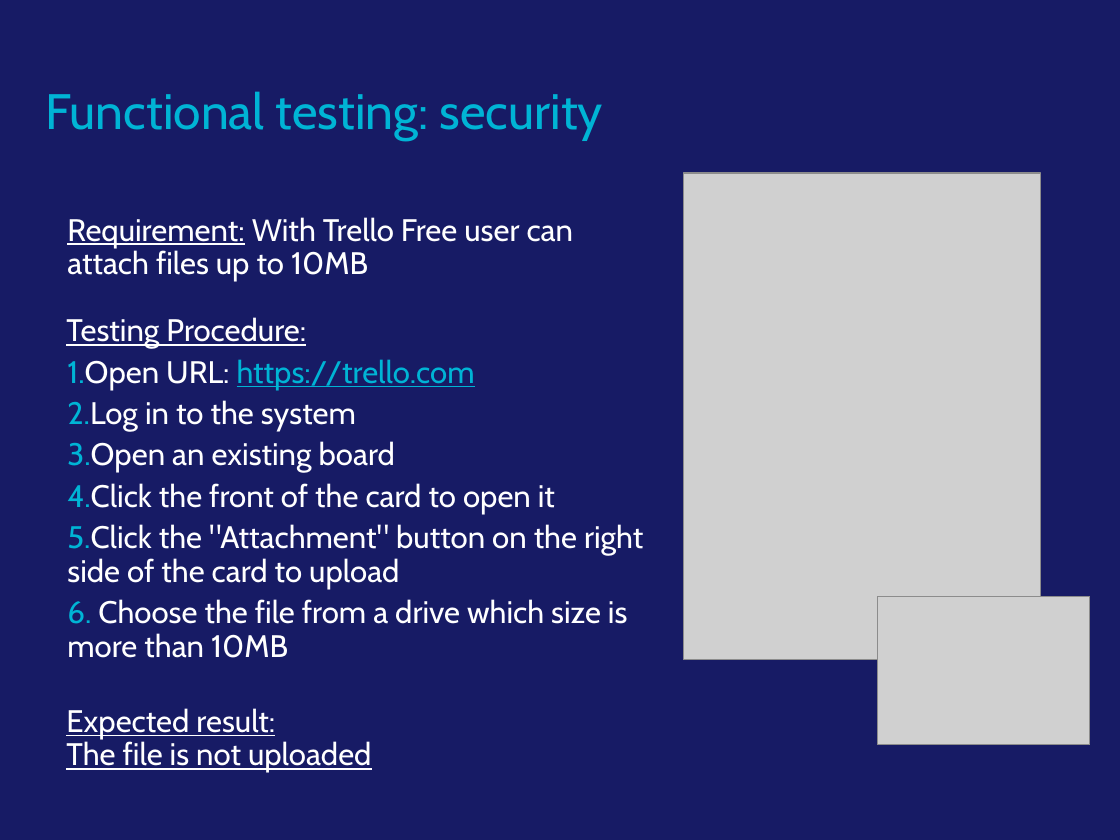
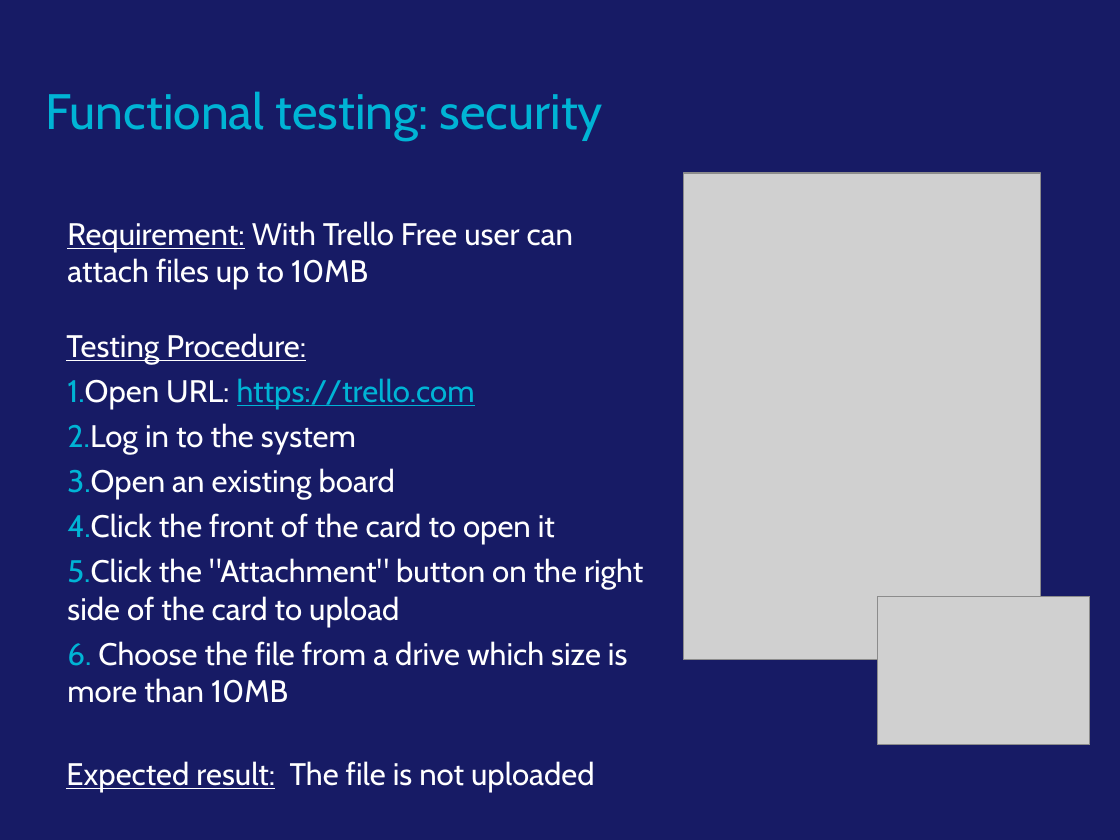
Before and after one commit to SGav/MQC, a slide deck: slide 9 of w3/HW3.pptx. Drawn at 1120x840 pixels with LibreOffice and Linux fonts; fonts in the diff are those of the drawing; grey boxes stand for pictures; background and template pictures are left out. Boxes give left, top, right and bottom in pixels: in the first picture for what was removed or moved away, otherwise in the second. Text is boxed around its words. In the diff, an @@ line names an element or a change of style, - is before the commit and + after.

Commit message:
agenda modified

```diff
--- a/w3/HW3.pptx
+++ b/w3/HW3.pptx
@@ text at box(66, 221, 643, 703): line spacing 0.9 to 1 @@
@@ text at box(66, 761, 594, 792): text changed @@
-Expected result:
-The file is not uploaded
+Expected result: The file is not uploaded
```
